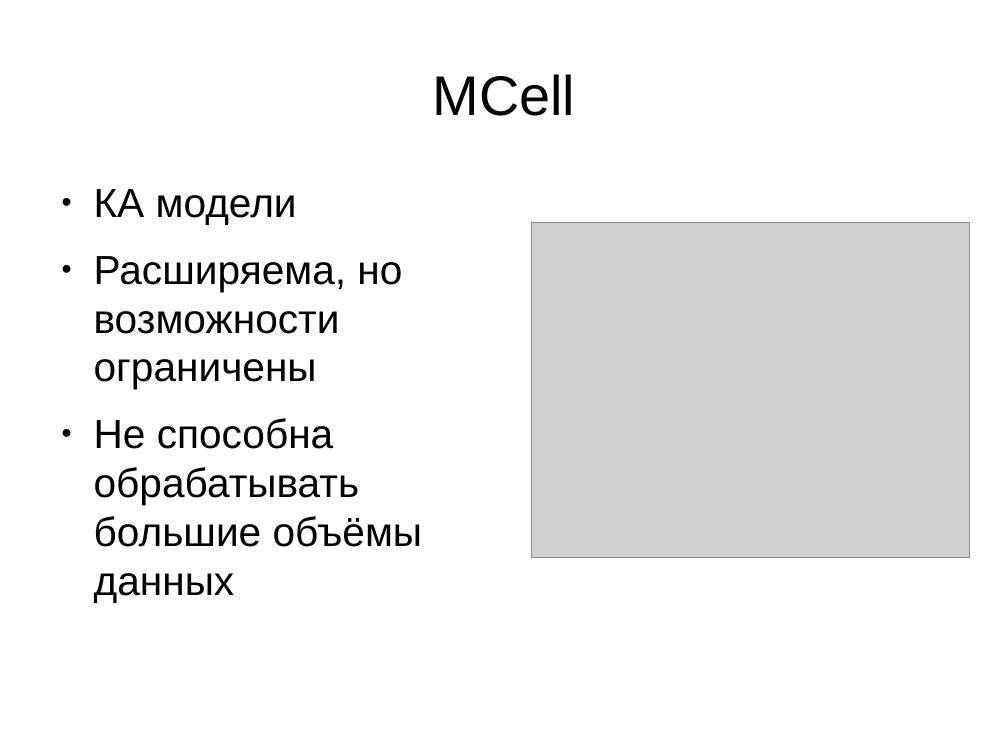
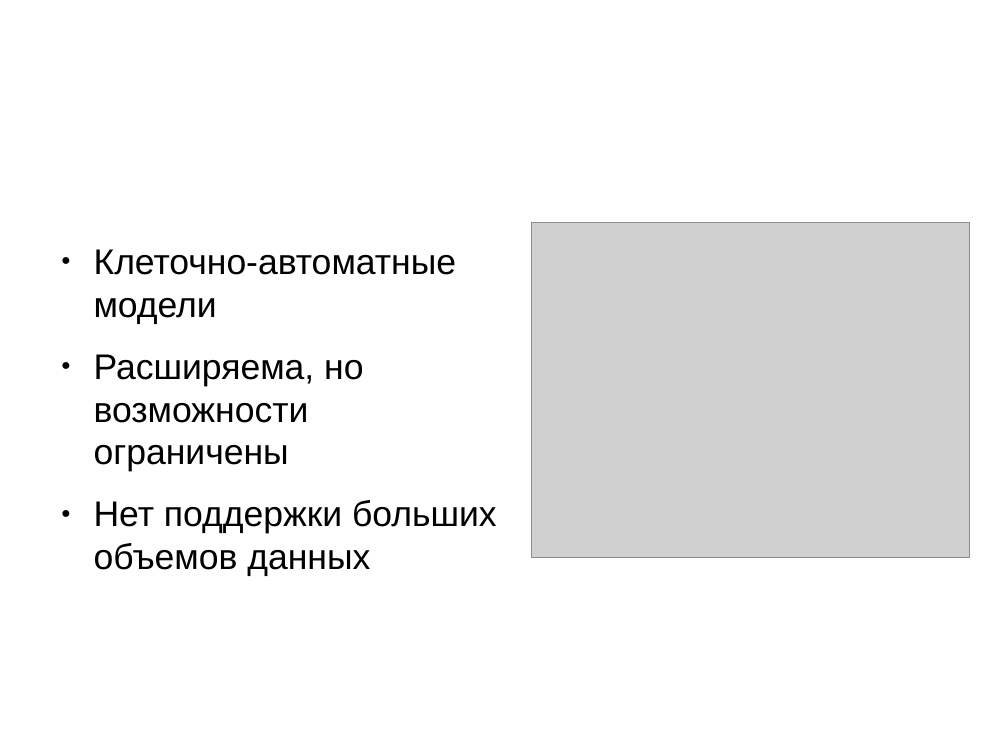
Before and after one commit to zaic/cavis, a slide deck: slide 8 of doc/issc.odp. Drawn at 1008x756 pixels with LibreOffice and Linux fonts; fonts in the diff are those of the drawing; grey boxes stand for pictures; background and template pictures are left out. Boxes give left, top, right and bottom in pixels: in the first picture for what was removed or moved away, otherwise in the second. Text is boxed around its words. In the diff, an @@ line names an element or a change of style, - is before the commit and + after.

```diff
--- a/doc/issc.odp
+++ b/doc/issc.odp
@@ title "MCell" at bbox=[50, 30, 762, 156]: size 44 to 44.8 pt, text colour #000000 to #FFFFFF; alignment centre to left @@
@@ text at bbox=[94, 249, 457, 324]: text changed; size 32 to 28 pt @@
-● КА модели
+● Клеточно-автоматные модели
@@ text at bbox=[94, 354, 363, 472]: size 32 to 28 pt in "Расширяема, но возможности ограничены"; more space between paragraphs @@
@@ text at bbox=[94, 500, 497, 576]: text changed; size 32 to 28 pt @@
-● Не способна обрабатывать большие объёмы данных
+● Нет поддержки больших объемов данных
```
Also in this commit, not shown: 14 other slides changed, 4 other files.
